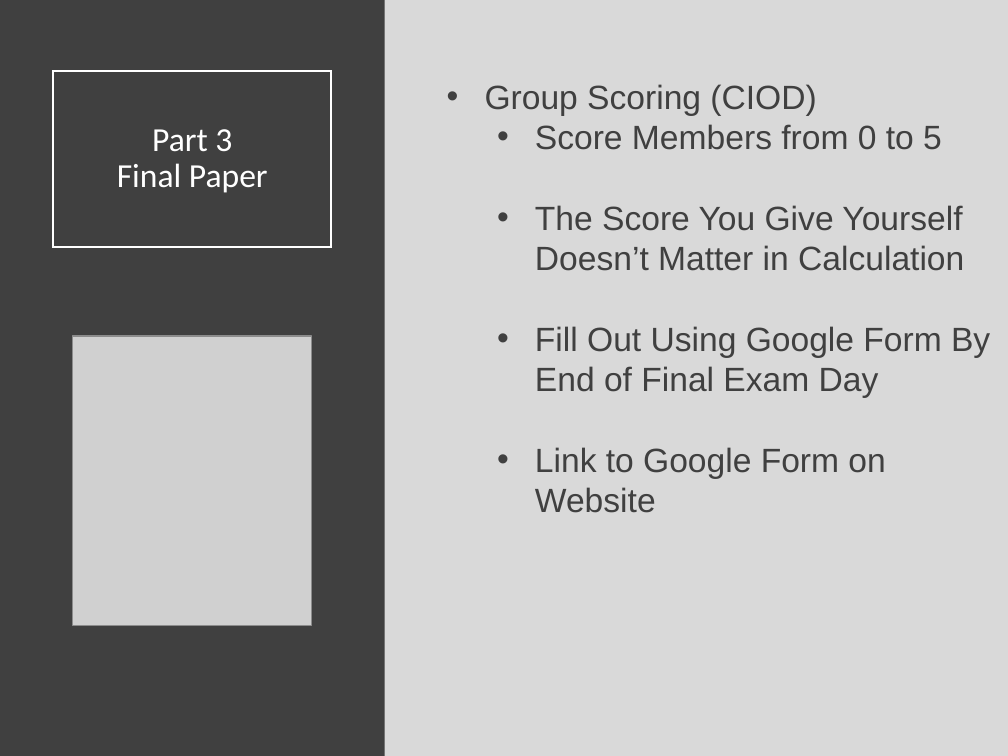
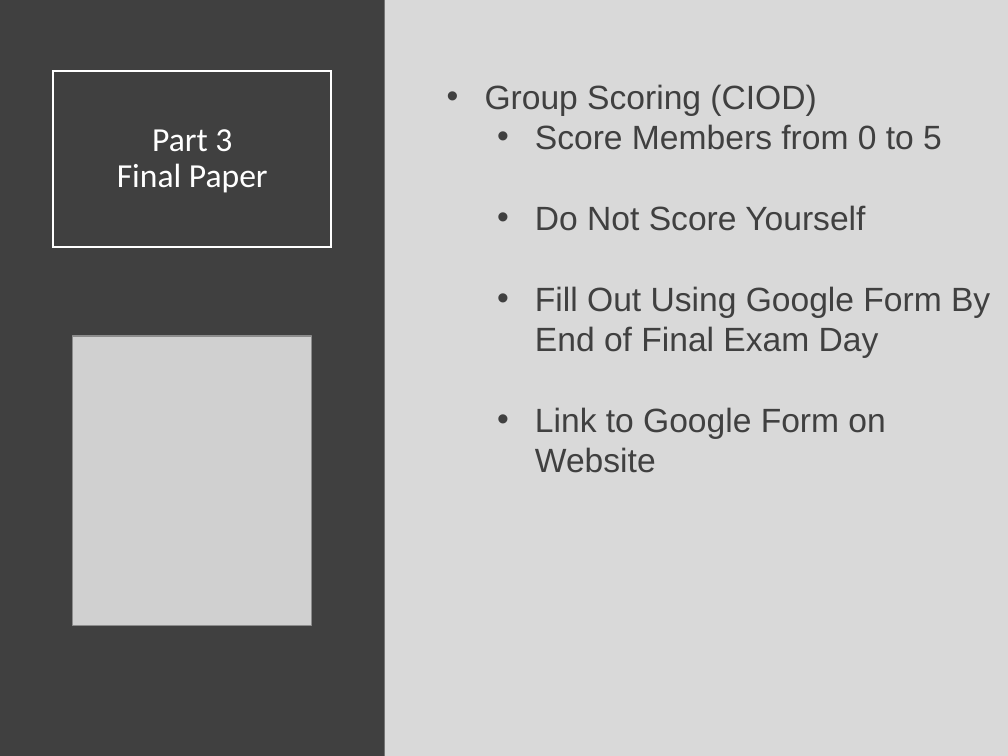
Before and after one commit to SuperMarioGiacomazzo/STOR320_WEBSITE, a slide deck: slide 11 of Lecture/Final Project 2/Final_Project_2_Lecture.pptx. Drawn at 1008x756 pixels with LibreOffice and Linux fonts; fonts in the diff are those of the drawing; grey boxes stand for pictures. Boxes give left, top, right and bottom in pixels: in the first picture for what was removed or moved away, otherwise in the second. Text is boxed around its words. In the diff, an @@ line names an element or a change of style, - is before the commit and + after.

```diff
--- a/Lecture/Final Project 2/Final_Project_2_Lecture.pptx
+++ b/Lecture/Final Project 2/Final_Project_2_Lecture.pptx
@@ text at box(535, 205, 865, 231): text changed @@
-  • The Score You Give Yourself Doesn’t Matter in Calculation
+  • Do Not Score Yourself
```
Also in this commit, not shown: 5 other slides changed, 1 slide added, 3 other files.
